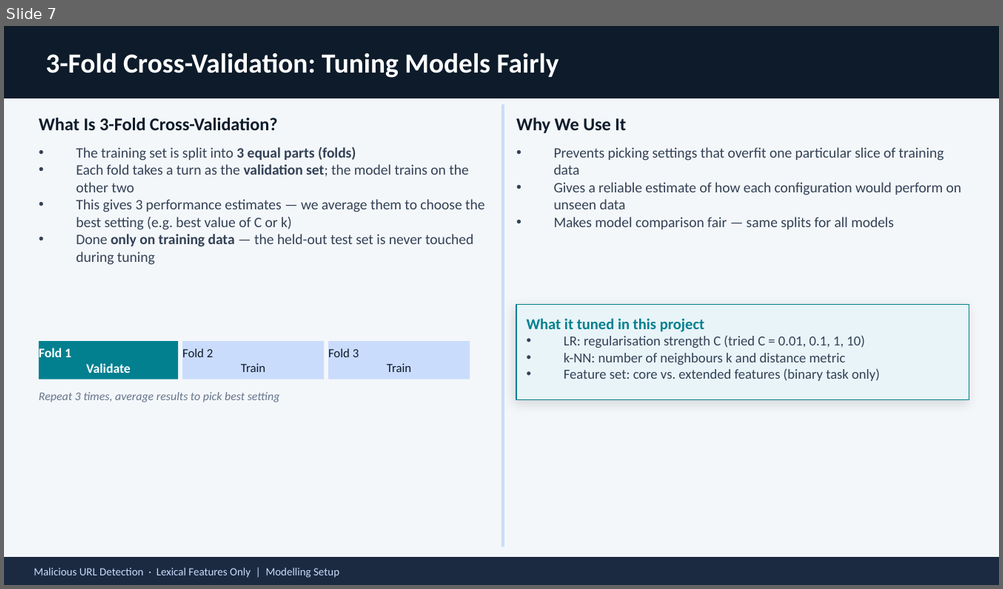
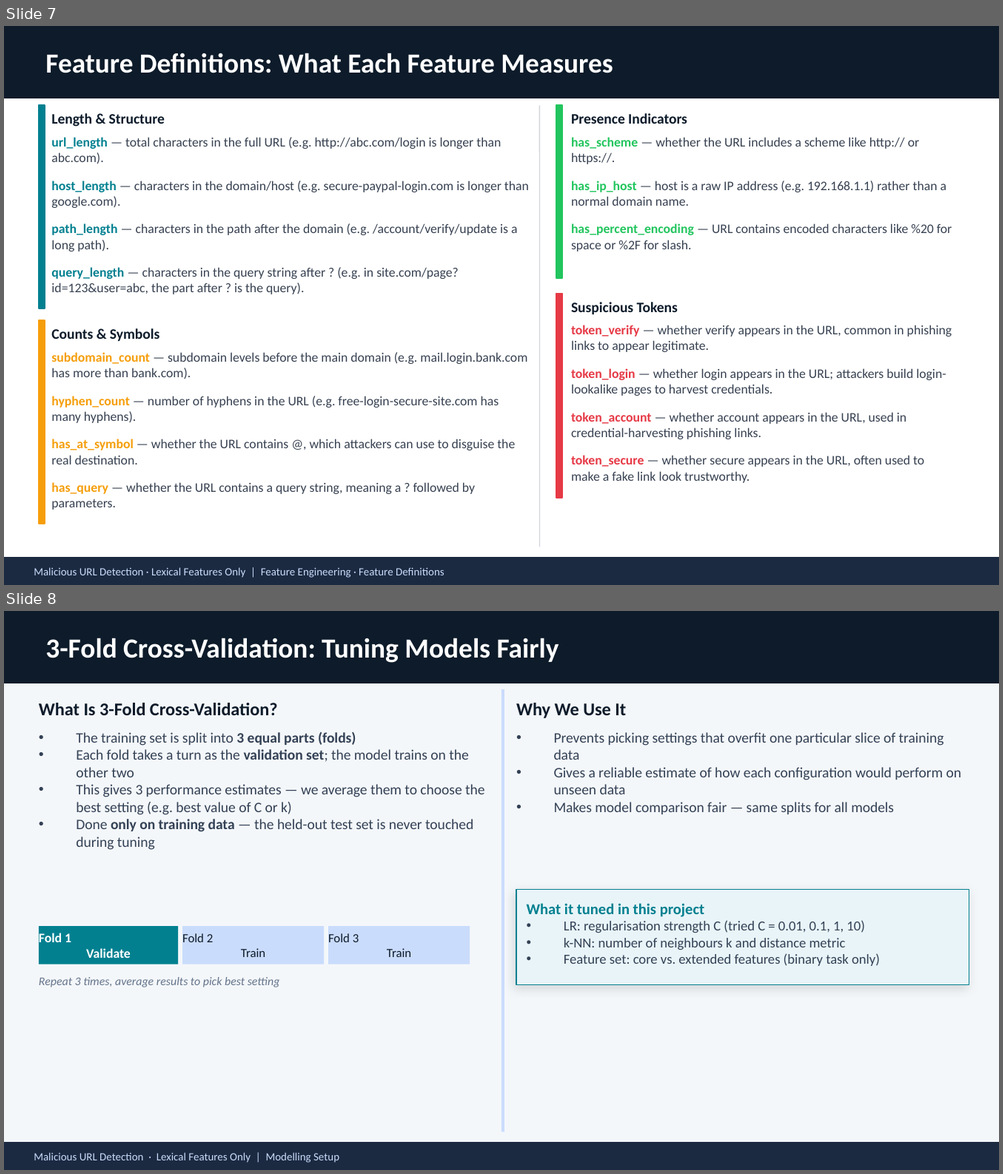
Before and after one commit to NimishSood/malicious-url-detection, a slide deck: Part2.pptx. Shown one above the other, each under a label of ours: slide 7 before the commit, slides 7 and 8 after it. The pictures are 1003x589 and 1003x1174 pixels, drawn with LibreOffice and Linux fonts; fonts in the diff are those of the drawing. Boxes give left, top, right and bottom in pixels: in the first picture for what was removed or moved away, otherwise in the second. Text is boxed around its words. In the diff, an @@ line names an element or a change of style, - is before the commit and + after.

Commit message:
docs(added page 7 in ppt with lexical feature definitions)

```diff
--- a/Part2.pptx
+++ b/Part2.pptx
@@ slide 7 added at <box>4,26,999,585</box>, background #FFFFFF @@
@@ rectangle added at <box>4,26,999,98</box>, fill #0D1B2A, outline #0D1B2A 1 pt @@
@@ text added at <box>45,53,612,73</box>, 20 pt, text #FFFFFF, bold @@
+Feature Definitions: What Each Feature Measures
@@ rectangle added at <box>39,106,45,309</box>, fill #028090, outline #028090 1 pt @@
@@ text added at <box>51,113,165,127</box>, 10.5 pt, text #0D1B2A, bold @@
+Length & Structure
@@ line added from (539, 106) to (539, 547), #D1D5DB 0.75 pt @@
@@ rectangle added at <box>556,106,562,278</box>, fill #22C55E, outline #22C55E 1 pt @@
@@ text added at <box>571,113,687,124</box>, 10.5 pt, text #0D1B2A, bold @@
+Presence Indicators
@@ text added at <box>51,137,501,164</box>, 9.5 pt, text #374151 @@
+url_length — total characters in the full URL (e.g. http://abc.com/login is longer than abc.com).
@@ text added at <box>571,137,919,164</box>, 9.5 pt, text #374151 @@
+has_scheme — whether the URL includes a scheme like http:// or https://.
@@ text added at <box>51,181,529,208</box>, 9.5 pt, text #374151 @@
+host_length — characters in the domain/host (e.g. secure-paypal-login.com is longer than google.com).
@@ text added at <box>571,181,946,206</box>, 9.5 pt, text #374151 @@
+has_ip_host — host is a raw IP address (e.g. 192.168.1.1) rather than a normal domain name.
@@ text added at <box>51,224,517,252</box>, 9.5 pt, text #374151 @@
+path_length — characters in the path after the domain (e.g. /account/verify/update is a long path).
@@ text added at <box>571,224,952,252</box>, 9.5 pt, text #374151 @@
+has_percent_encoding — URL contains encoded characters like %20 for space or %2F for slash.
@@ text added at <box>51,267,458,295</box>, 9.5 pt, text #374151 @@
+query_length — characters in the query string after ? (e.g. in site.com/page?id=123&user=abc, the part after ? is the query).
@@ rectangle added at <box>556,294,562,498</box>, fill #E63946, outline #E63946 1 pt @@
@@ text added at <box>571,302,677,315</box>, 10.5 pt, text #0D1B2A, bold @@
+Suspicious Tokens
@@ rectangle added at <box>39,321,45,524</box>, fill #F59E0B, outline #F59E0B 1 pt @@
@@ text added at <box>51,329,159,341</box>, 10.5 pt, text #0D1B2A, bold @@
+Counts & Symbols
@@ text added at <box>571,325,952,352</box>, 9.5 pt, text #374151 @@
+token_verify — whether verify appears in the URL, common in phishing links to appear legitimate.
@@ text added at <box>51,352,527,379</box>, 9.5 pt, text #374151 @@
+subdomain_count — subdomain levels before the main domain (e.g. mail.login.bank.com has more than bank.com).
@@ text added at <box>571,369,945,396</box>, 9.5 pt, text #374151 @@
+token_login — whether login appears in the URL; attackers build login-lookalike pages to harvest credentials.
@@ text added at <box>51,396,499,423</box>, 9.5 pt, text #374151 @@
+hyphen_count — number of hyphens in the URL (e.g. free-login-secure-site.com has many hyphens).
@@ text added at <box>571,412,906,440</box>, 9.5 pt, text #374151 @@
+token_account — whether account appears in the URL, used in credential-harvesting phishing links.
@@ text added at <box>51,439,515,465</box>, 9.5 pt, text #374151 @@
+has_at_symbol — whether the URL contains @, which attackers can use to disguise the real destination.
@@ text added at <box>571,455,924,483</box>, 9.5 pt, text #374151 @@
+token_secure — whether secure appears in the URL, often used to make a fake link look trustworthy.
@@ text added at <box>51,483,475,510</box>, 9.5 pt, text #374151 @@
+has_query — whether the URL contains a query string, meaning a ? followed by parameters.
@@ rectangle added at <box>4,558,999,585</box>, fill #1B2A41, outline #1B2A41 1 pt @@
@@ text added at <box>34,568,444,578</box>, 8 pt, text #CADCFC @@
+Malicious URL Detection · Lexical Features Only | Feature Engineering · Feature Definitions
@@ what was slide 7 is now slide 8 @@
```
Also in this commit, not shown: 3 slides changed.
